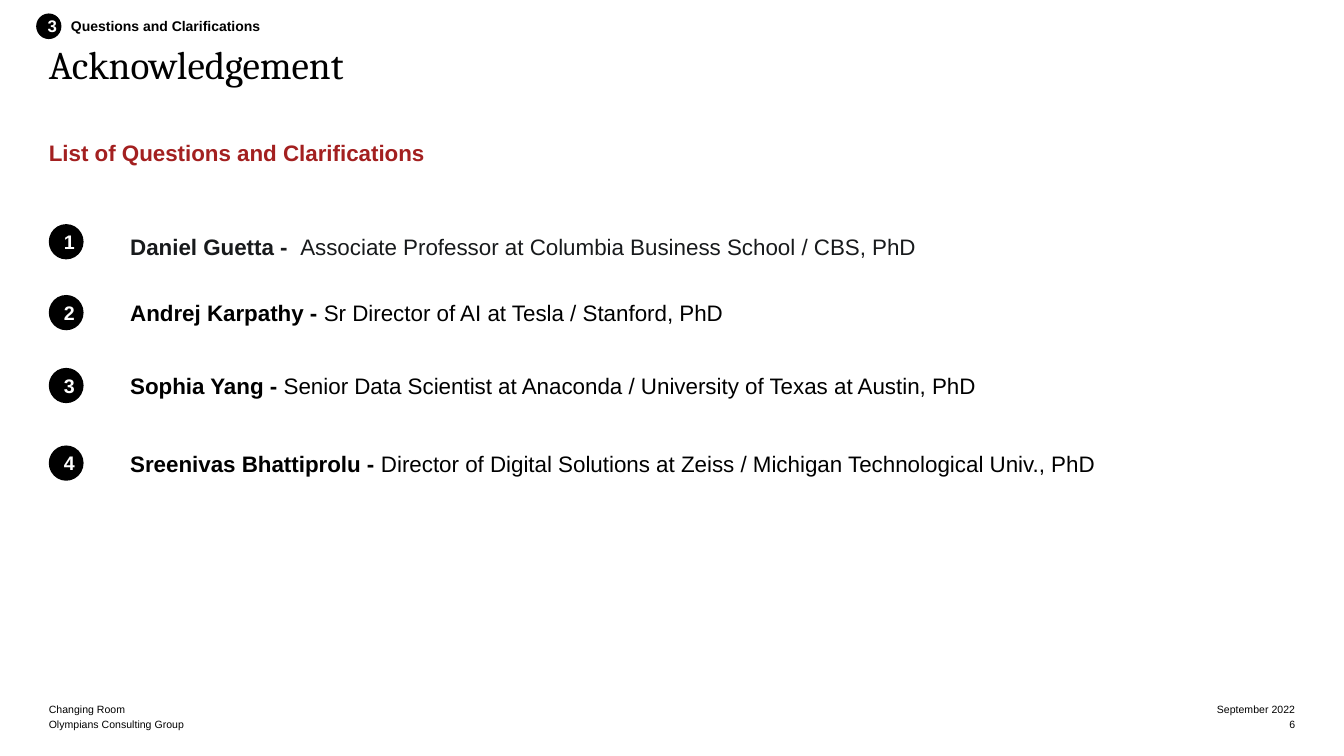
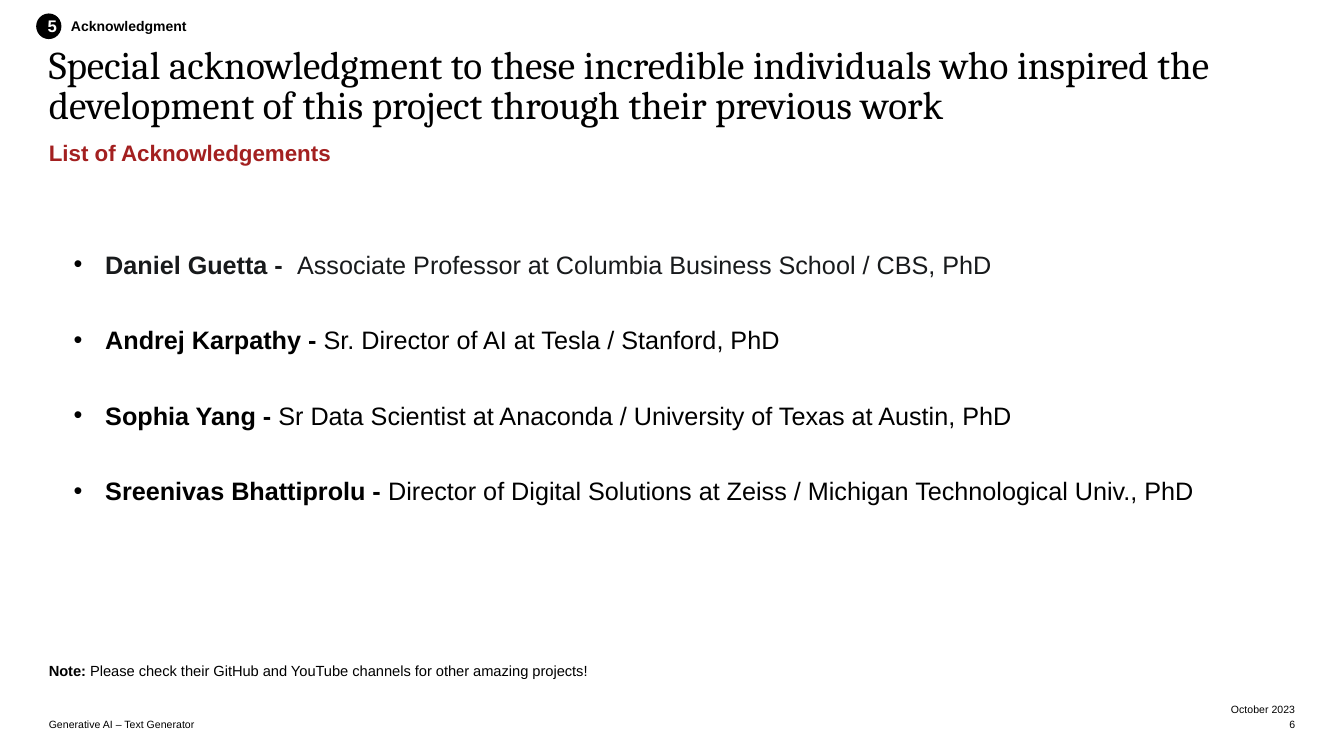
Before and after one commit to ArvianditoCaessara/textGenerator, a slide deck: slide 6 of Project Context.pptx. Drawn at 1344x756 pixels with LibreOffice and Linux fonts; fonts in the diff are those of the drawing. Boxes give left, top, right and bottom in pixels: in the first picture for what was removed or moved away, otherwise in the second. Text is boxed around its words. In the diff, an @@ line names an element or a change of style, - is before the commit and + after.

```diff
--- a/Project Context.pptx
+++ b/Project Context.pptx
@@ text in ellipse at [48,20,57,37]: text changed @@
-3
+5
@@ text at [71,21,187,34]: text changed @@
-Questions and Clarifications
+Acknowledgment
@@ title at [49,51,1209,128]: text changed @@
-Acknowledgement
+Special acknowledgment to these incredible individuals who inspired the development of this project through their previous work
@@ subtitle at [49,144,331,166]: text changed @@
-List of Questions and Clarifications
+List of Acknowledgements
@@ text "Daniel Guetta - Associate Professor ...": place and size @@
-text "Daniel Guetta - Associate Professor ..." at [130,238,915,258]
+text "Daniel Guetta - Associate Professor ..." at [105,255,1193,506]
@@ ellipse removed at [48,224,84,259] @@
-1
@@ text at [105,255,991,278]: size 16 to 18 pt in "Daniel Guetta - Associate Professor at Columbia ..."; bullet none to •; line spacing 1 to 2.5 @@
@@ ellipse removed at [48,295,84,331] @@
-2
@@ text removed at [130,304,722,326] @@
-Andrej Karpathy - Sr Director of AI at Tesla / Stanford, PhD
@@ text at [105,330,1193,506]: paragraphs added @@
+• Andrej Karpathy - Sr. Director of AI at Tesla / Stanford, PhD
+• Sophia Yang - Sr Data Scientist at Anaconda / University of Texas at Austin, PhD
+• Sreenivas Bhattiprolu - Director of Digital Solutions at Zeiss / Michigan Technological Univ., PhD
@@ ellipse removed at [48,368,84,403] @@
-3
@@ text removed at [130,377,975,399] @@
-Sophia Yang - Senior Data Scientist at Anaconda / University of Texas at Austin, PhD
@@ ellipse removed at [48,446,84,481] @@
-4
@@ text removed at [130,455,1094,477] @@
-Sreenivas Bhattiprolu - Director of Digital Solutions at Zeiss / Michigan Technological Univ., PhD
@@ text added at [49,665,587,679], 10.5 pt, text #000000 @@
+Note: Please check their GitHub and YouTube channels for other amazing projects!
@@ text "Generative AI – Text Generator": place and size @@
-text "Generative AI – Text Generator" at [48,716,267,731]
+text "Generative AI – Text Generator" at [49,720,195,728]
@@ text removed at [49,705,125,715] @@
-Changing Room
@@ text at [1231,705,1295,713]: text changed @@
-September 2022
+October 2023
@@ text at [49,720,195,728]: text changed @@
-Olympians Consulting Group
+Generative AI – Text Generator
```
Also in this commit, not shown: 4 other slides changed, 2 slides added, 2 slides removed, 3 other files.
